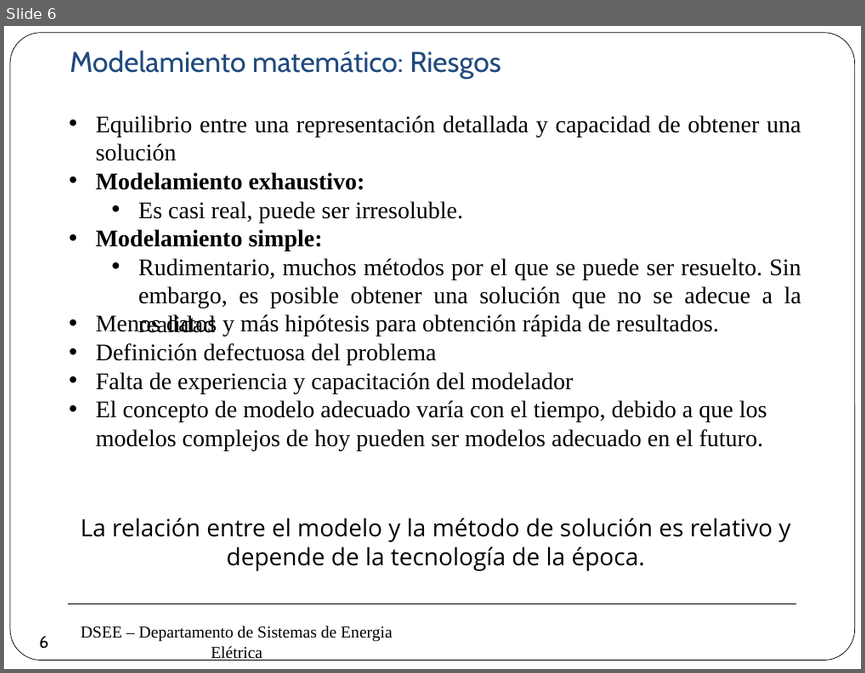
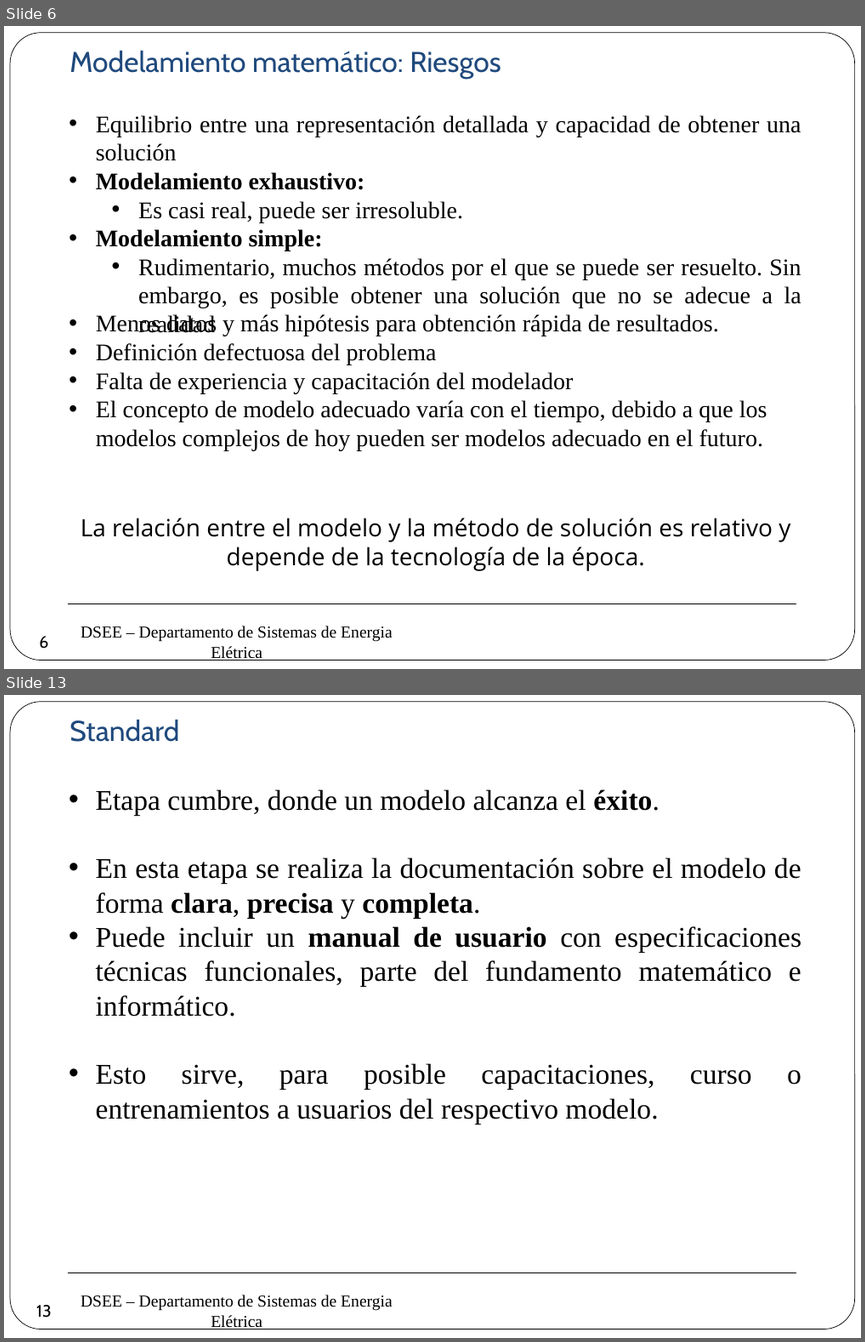
Before and after one commit to erikfilias/Power-Systems-Optimization-using-Julia-Language, a slide deck: 1. Lectures/Introducción a la Optimización aplicada a Sistemas de Energía Eléctrica/Dia 1/2. Modelamiento & Optimización.pptx. Shown one above the other, each under a label of ours: slide 6 before the commit, slides 6 and 13 after it; the slides between them are not shown. The pictures are 865x673 and 865x1342 pixels, drawn with LibreOffice and Linux fonts; fonts in the diff are those of the drawing; background and template pictures are left out. Boxes give left, top, right and bottom in pixels: in the first picture for what was removed or moved away, otherwise in the second. Text is boxed around its words. In the diff, an @@ line names an element or a change of style, - is before the commit and + after.

```diff
--- a/1. Lectures/Introducción a la Optimización aplicada a Sistemas de Energía Eléctrica/Dia 1/2. Modelamiento & Optimización.pptx
+++ b/1. Lectures/Introducción a la Optimización aplicada a Sistemas de Energía Eléctrica/Dia 1/2. Modelamiento & Optimización.pptx
@@ slide 13 added at [4,695,861,1338], background #FFFFFF; not listed: 3 template elements that a slide beside it also shows @@
@@ text added at [69,719,179,742], 24 pt, text #1F497D @@
+Standard
@@ text added at [96,789,801,1123], 24 pt, text #000000 @@
+• Etapa cumbre, donde un modelo alcanza el éxito.
+• En esta etapa se realiza la documentación sobre el modelo de forma clara, precisa y completa.
+• Puede incluir un manual de usuario con especificaciones técnicas funcionales, parte del fundamento matemático e informático.
+• Esto sirve, para posible capacitaciones, curso o entrenamientos a usuarios del respectivo modelo.
@@ page number added at [28,1294,61,1327], 14 pt, text #000000 @@
+13
```
Also in this commit, not shown: 7 other slides added, 2 slides removed.
